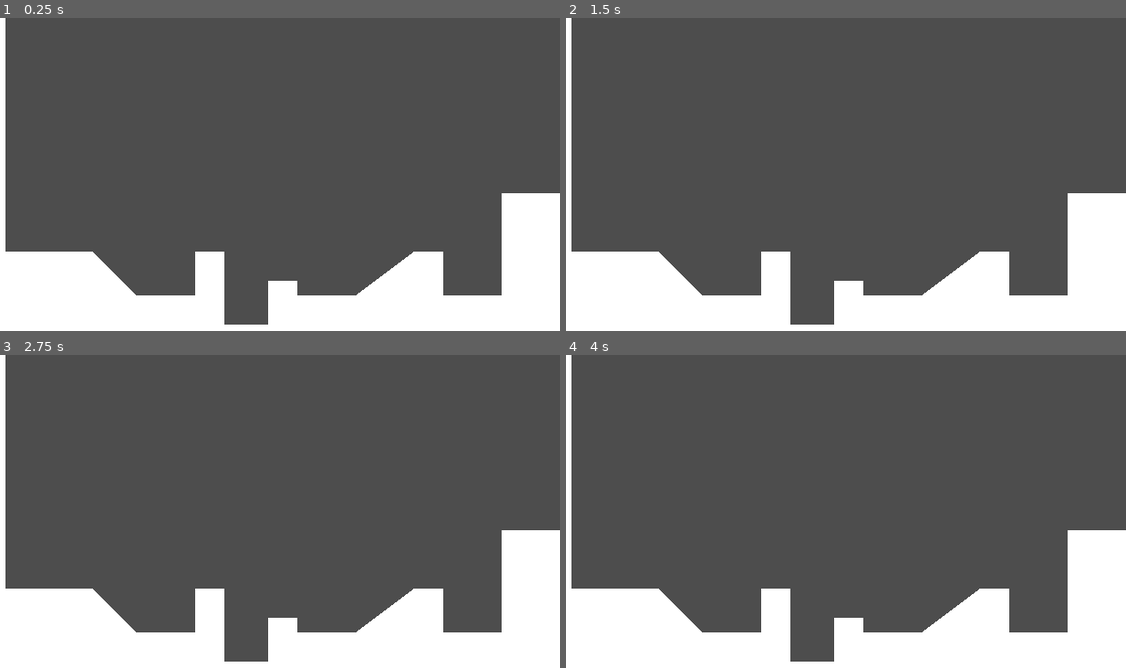
Above: before the commit, frames 1-4 (two rows, left to right).
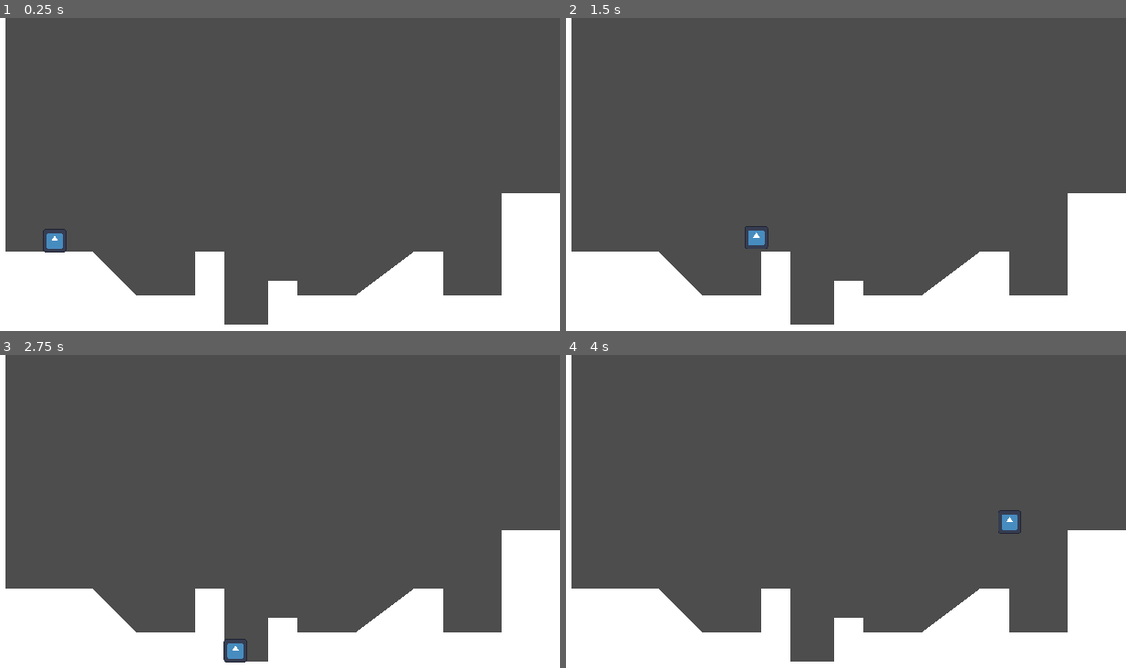
Above: after the commit, the same moments.

Repository: Hitchhiker-Dave/Heart_Beast_Tutorial_Godot4
Game: Godot game, scene res://world.tscn
Same seed, same stepped clock (60 frames per second), same inputs: the game is played once before the commit and once after it. The engine's default icon, where the game draws it, is replaced by a stand-in: a white triangle on a blue panel in a dark square.
Inputs:
- Up to frame 1 (0.25 s): no input
- Up to frame 2 (1.5 s): tap Enter (ui_accept) at 0.5, 0.6, 0.77, 1.07, 1.35 s; hold Right (ui_right) from 0.53 s (still down)
- Up to frame 3 (2.75 s): tap Enter (ui_accept) at 1.52, 1.82, 2.1 s; release Right (ui_right) at 2.03 s; hold Left (ui_left) from 2.03 s (still down)
- Up to frame 4 (4 s): release Left (ui_left) at 2.78 s; hold Right (ui_right) from 2.78 s (still down); tap Enter (ui_accept) at 2.85, 3.02, 3.32, 3.6, 3.77 s

The runs differ from the first frame. In frame 1, 0.2% of the frame differs, in the area x 7-12%, y 67-75%; in frame 2, 0.2%; in frame 3, 0.2%; in frame 4, 0.2%.

Commit message:
Player Added
Added Player with basic controls (used Godot's Character Body Control Template)

Diff:
--- /dev/null
+++ b/player.gd
@@ -0,0 +1,30 @@
+#template for Character Body 2d
+#Stopped tutorial at 18:19 mark
+extends CharacterBody2D
+
+
+const SPEED = 100.0
+const JUMP_VELOCITY = -250.0
+
+# Get the gravity from the project settings to be synced with RigidBody nodes.
+var gravity = ProjectSettings.get_setting("physics/2d/default_gravity")
+
+#physics process updates a set amount of times per second; default is 60fps
+func _physics_process(delta):
+	# Add the gravity.
+	if not is_on_floor():
+		velocity.y += gravity * delta
+
+	# Handle Jump.
+	if Input.is_action_just_pressed("ui_accept") and is_on_floor():
+		velocity.y = JUMP_VELOCITY
+
+	# Get the input direction and handle the movement/deceleration.
+	# As good practice, you should replace UI actions with custom gameplay actions.
+	var direction = Input.get_axis("ui_left", "ui_right")
+	if direction:
+		velocity.x = direction * SPEED
+	else:
+		velocity.x = move_toward(velocity.x, 0, SPEED)
+
+	move_and_slide()
--- /dev/null
+++ b/player.tscn
@@ -0,0 +1,19 @@
+[gd_scene load_steps=4 format=3 uid="uid://cxhbgysk4o3wk"]
+
+[ext_resource type="Script" path="res://player.gd" id="1_cuhup"]
+[ext_resource type="Texture2D" uid="uid://dwnxdofuj0h75" path="res://icon.svg" id="1_iygoj"]
+
+[sub_resource type="CapsuleShape2D" id="CapsuleShape2D_k2jte"]
+radius = 24.0
+height = 48.0
+
+[node name="Player" type="CharacterBody2D"]
+script = ExtResource("1_cuhup")
+
+[node name="Sprite2D" type="Sprite2D" parent="."]
+scale = Vector2(0.1, 0.1)
+texture = ExtResource("1_iygoj")
+
+[node name="CollisionShape2D" type="CollisionShape2D" parent="."]
+scale = Vector2(0.25, 0.25)
+shape = SubResource("CapsuleShape2D_k2jte")
--- a/world.tscn
+++ b/world.tscn
@@ -1,6 +1,7 @@
-[gd_scene load_steps=2 format=3 uid="uid://c0b2l12gxrpb3"]
+[gd_scene load_steps=3 format=3 uid="uid://c0b2l12gxrpb3"]
 
 [ext_resource type="Script" path="res://world.gd" id="1_crp78"]
+[ext_resource type="PackedScene" uid="uid://cxhbgysk4o3wk" path="res://player.tscn" id="2_7xh2h"]
 
 [node name="World" type="Node2D"]
 script = ExtResource("1_crp78")
@@ -12,3 +13,6 @@
 polygon = PackedVector2Array(-1, 0, 15, 0, 15, 128, 63, 128, 87, 152, 119, 152, 119, 128, 135, 128, 135, 168, 159, 168, 159, 144, 175, 144, 175, 152, 207, 152, 239, 128, 255, 128, 255, 152, 287, 152, 287, 96, 319, 96, 319, 192, -1, 192)
 
 [node name="Polygon2D" type="Polygon2D" parent="StaticBody2D/CollisionPolygon2D"]
+
+[node name="Player" parent="." instance=ExtResource("2_7xh2h")]
+position = Vector2(43, 120)
